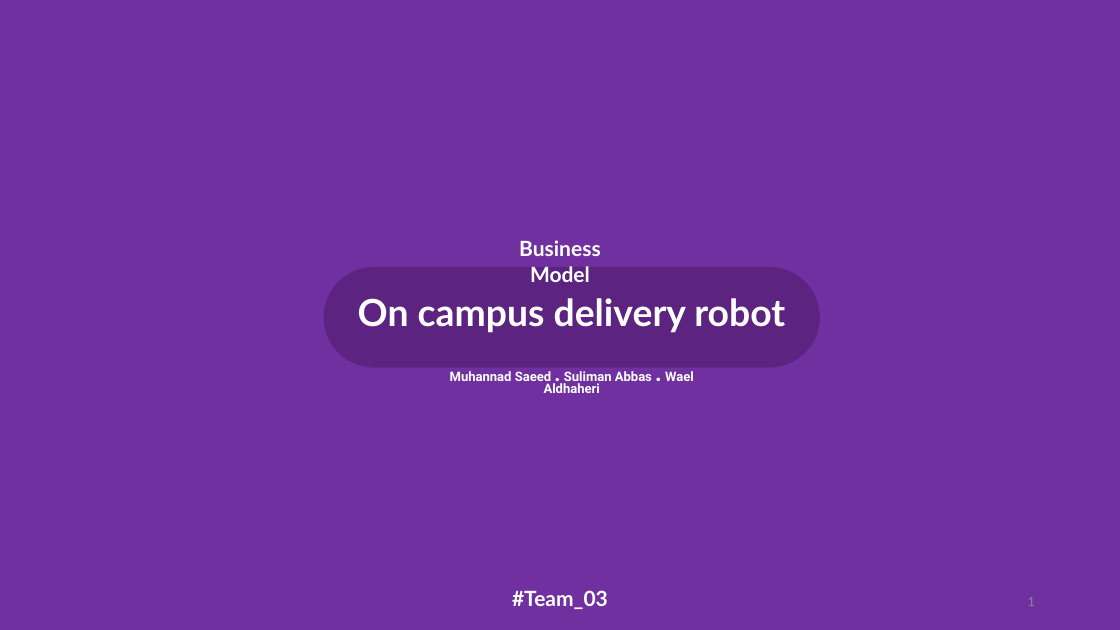
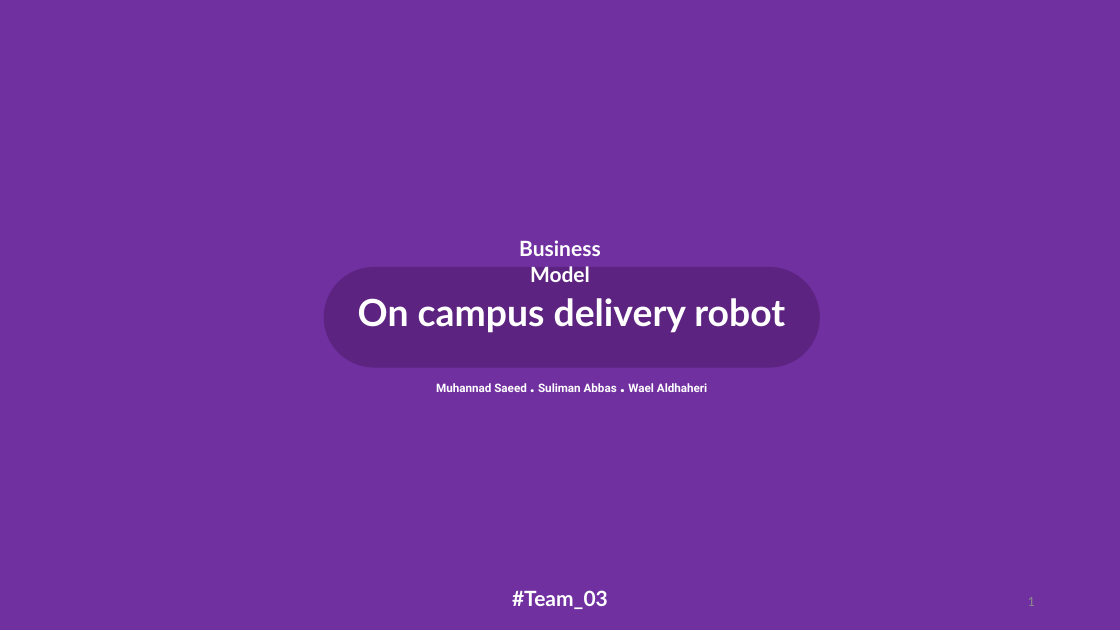
Before and after one commit to Mhd-Ghd/on-campus-delivery-robot, a slide deck: slide 1 of reports/report-2/Press#2.pptm. Drawn at 1120x630 pixels with LibreOffice and Linux fonts; fonts in the diff are those of the drawing. Boxes give left, top, right and bottom in pixels: in the first picture for what was removed or moved away, otherwise in the second. Text is boxed around its words. In the diff, an @@ line names an element or a change of style, - is before the commit and + after.

Commit message:
Suliman B&W, Canvas formatting, results formatting

```diff
--- a/reports/report-2/Press#2.pptm
+++ b/reports/report-2/Press#2.pptm
@@ text "Muhannad Saeed . Suliman Abbas ..." at (436,383,707,392): size 11.2 to 10 pt; size 18.2 to 16.2 pt, size 19.6 to 17.5 pt in "." @@
```
Also in this commit, not shown: 7 other slides changed.
